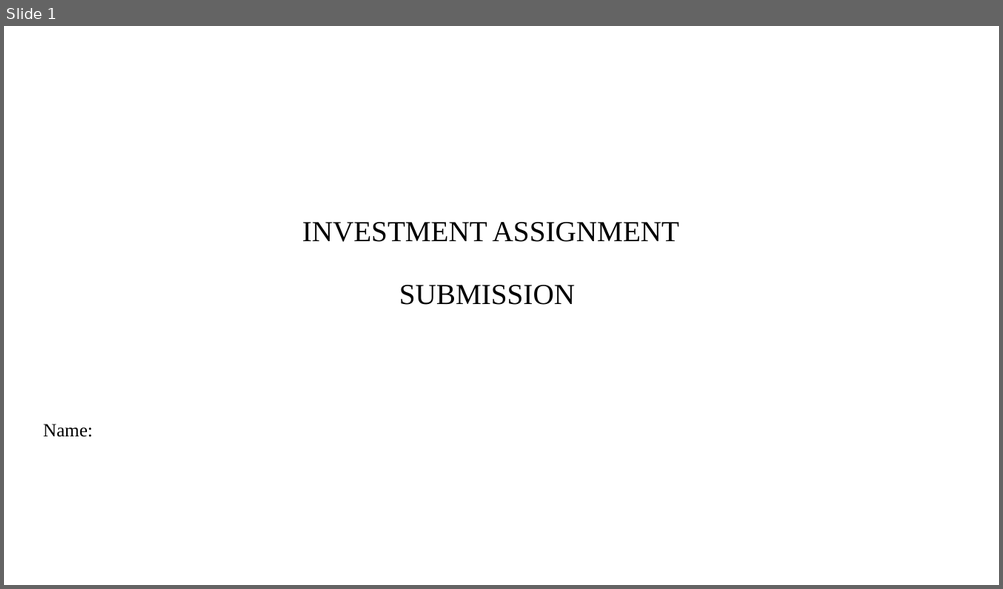
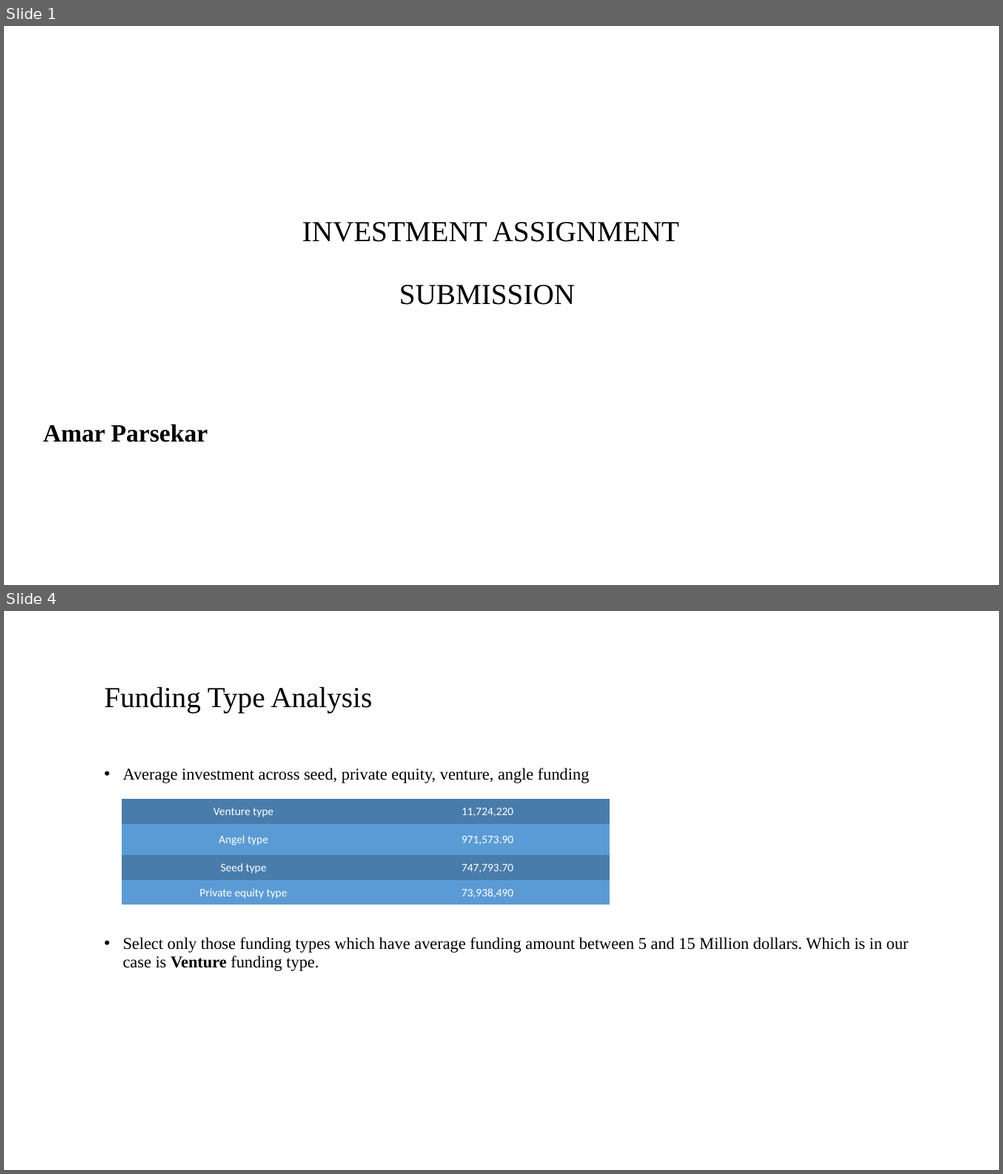
Before and after one commit to Immortal31/assignments, a slide deck: First Assignment/INVEST.pptx. Shown one above the other, each under a label of ours: slide 1 before the commit, slides 1 and 4 after it; the slides between them are not shown. The pictures are 1003x589 and 1003x1174 pixels, drawn with LibreOffice and Linux fonts; fonts in the diff are those of the drawing; background and template pictures are left out. Boxes give left, top, right and bottom in pixels: in the first picture for what was removed or moved away, otherwise in the second. Text is boxed around its words. In the diff, an @@ line names an element or a change of style, - is before the commit and + after.

```diff
--- a/First Assignment/INVEST.pptx
+++ b/First Assignment/INVEST.pptx
@@ slide 4 added at (4, 611, 999, 1170), background #FFFFFF @@
@@ title added at (104, 686, 372, 713), 28 pt, text #000000 @@
+Funding Type Analysis
@@ text added at (123, 768, 908, 971), 16 pt, text #000000 @@
+• Average investment across seed, private equity, venture, angle funding
+• Select only those funding types which have average funding amount between 5 and 15 Million dollars. Which is in our case is Venture funding type.
@@ table added at (122, 799, 610, 905), 4 rows, 2 columns @@
+Venture type | 11,724,220
+Angel type | 971,573.90
+Seed type | 747,793.70
+Private equity type | 73,938,490
@@ slide 1 changed as well @@
@@ subtitle at (43, 424, 208, 443): text changed; size 18 to 24 pt; bold on @@
-Name:
+Amar Parsekar
```
Also in this commit, not shown: 3 other slides changed, 5 other slides added, 6 slides removed, 21 other files.
